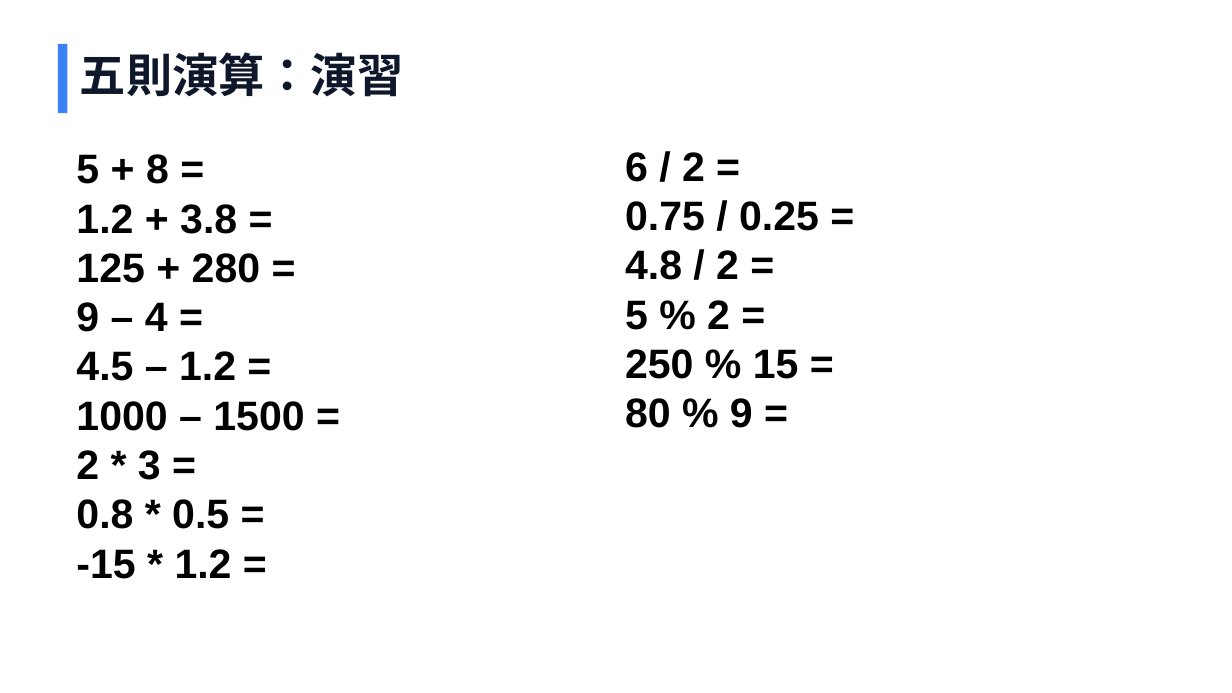
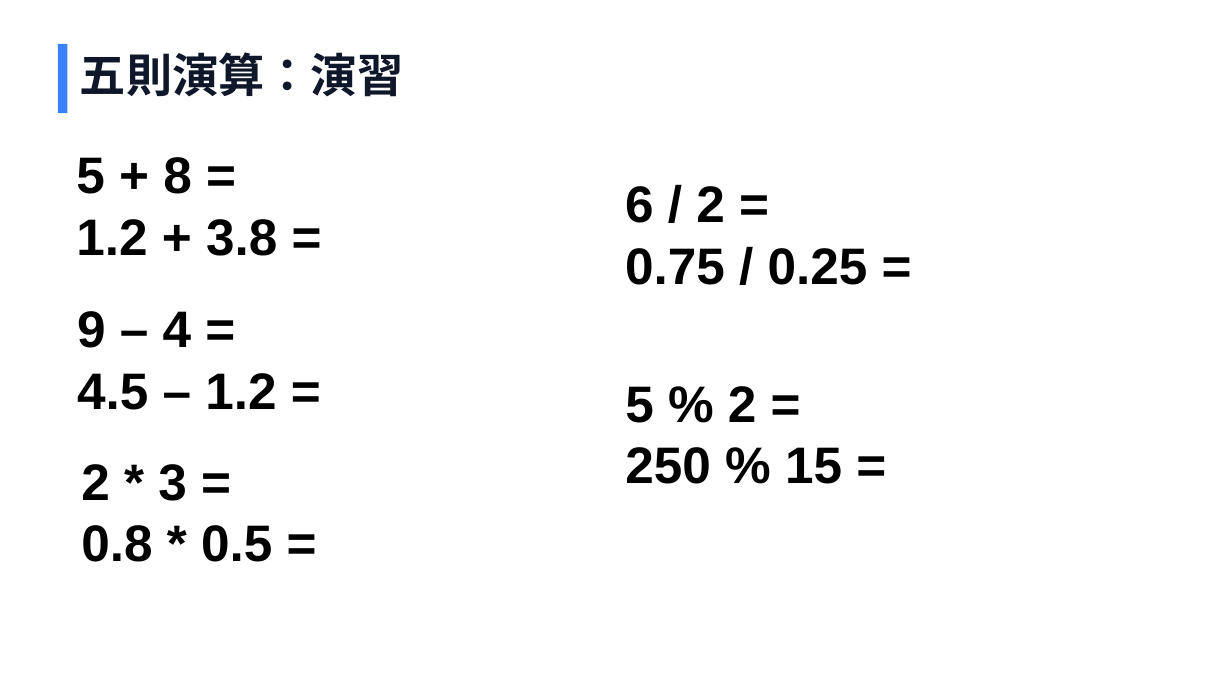
Before and after one commit to asohiroto/GameMath, a slide deck: slide 5 of 01.数学基礎/01.数学基礎.pptx. Drawn at 1232x693 pixels with LibreOffice and Linux fonts; fonts in the diff are those of the drawing. Boxes give left, top, right and bottom in pixels: in the first picture for what was removed or moved away, otherwise in the second. Text is boxed around its words. In the diff, an @@ line names an element or a change of style, - is before the commit and + after.

```diff
--- a/01.数学基礎/01.数学基礎.pptx
+++ b/01.数学基礎/01.数学基礎.pptx
@@ text "5 + 8 =" at (76, 157, 277, 256): size 32 to 40 pt @@
@@ text "6 / 2 =": place and size @@
-text "6 / 2 =" at (625, 152, 819, 428)
+text "6 / 2 =" at (625, 186, 868, 285)
@@ text "6 / 2 =" at (625, 186, 868, 285): size 32 to 40 pt @@
@@ text at (76, 253, 304, 579): paragraphs removed @@
-125 + 280 =
-9 – 4 =
-4.5 – 1.2 =
-1000 – 1500 =
-2 * 3 =
-0.8 * 0.5 =
--15 * 1.2 =
@@ text at (625, 250, 799, 428): paragraphs removed @@
-4.8 / 2 =
-5 % 2 =
-250 % 15 =
-80 % 9 =
@@ text added at (77, 311, 276, 410), 40 pt, text #000000, bold @@
+9 – 4 =
+4.5 – 1.2 =
@@ text added at (625, 386, 842, 484), 40 pt, text #000000, bold @@
+5 % 2 =
+250 % 15 =
@@ text added at (81, 464, 272, 562), 40 pt, text #000000, bold @@
+2 * 3 =
+0.8 * 0.5 =
```
Also in this commit, not shown: 3 other slides changed, 7 slides added, 2 other files.
